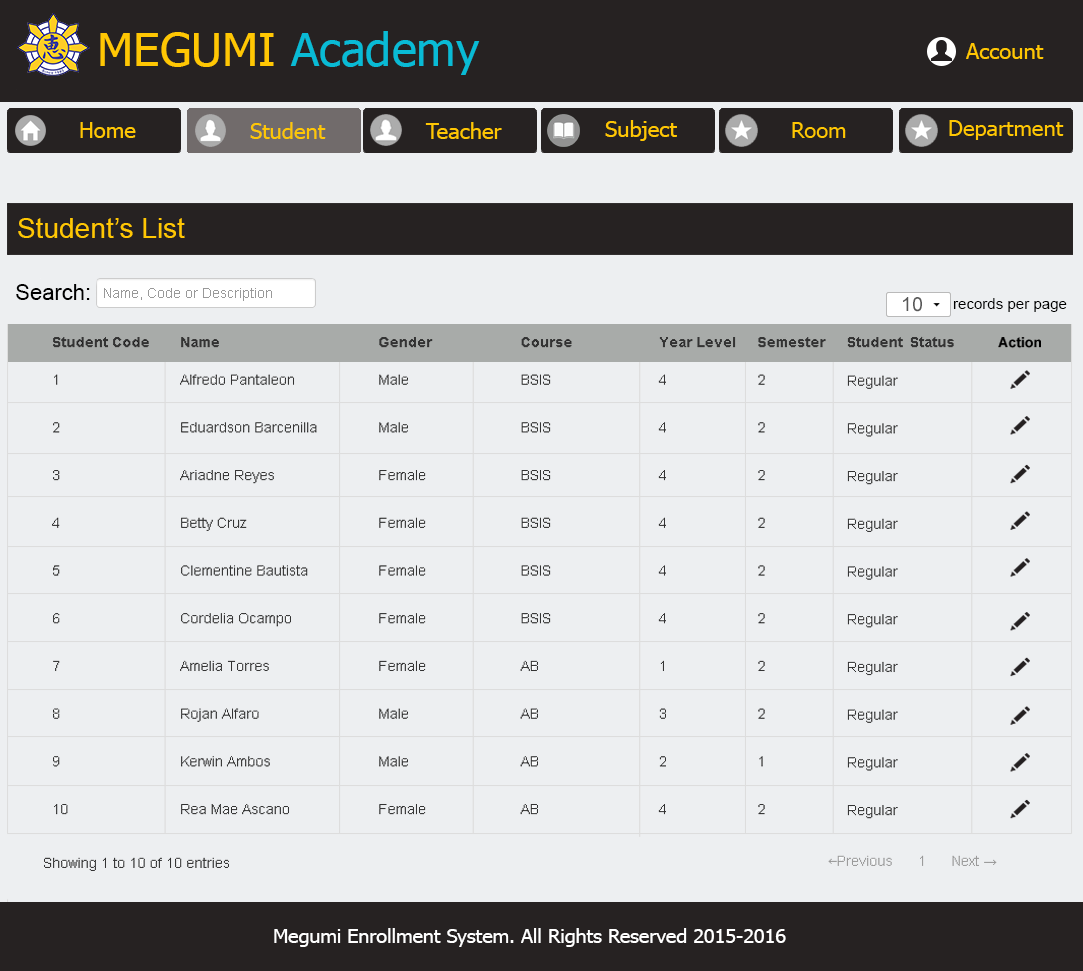
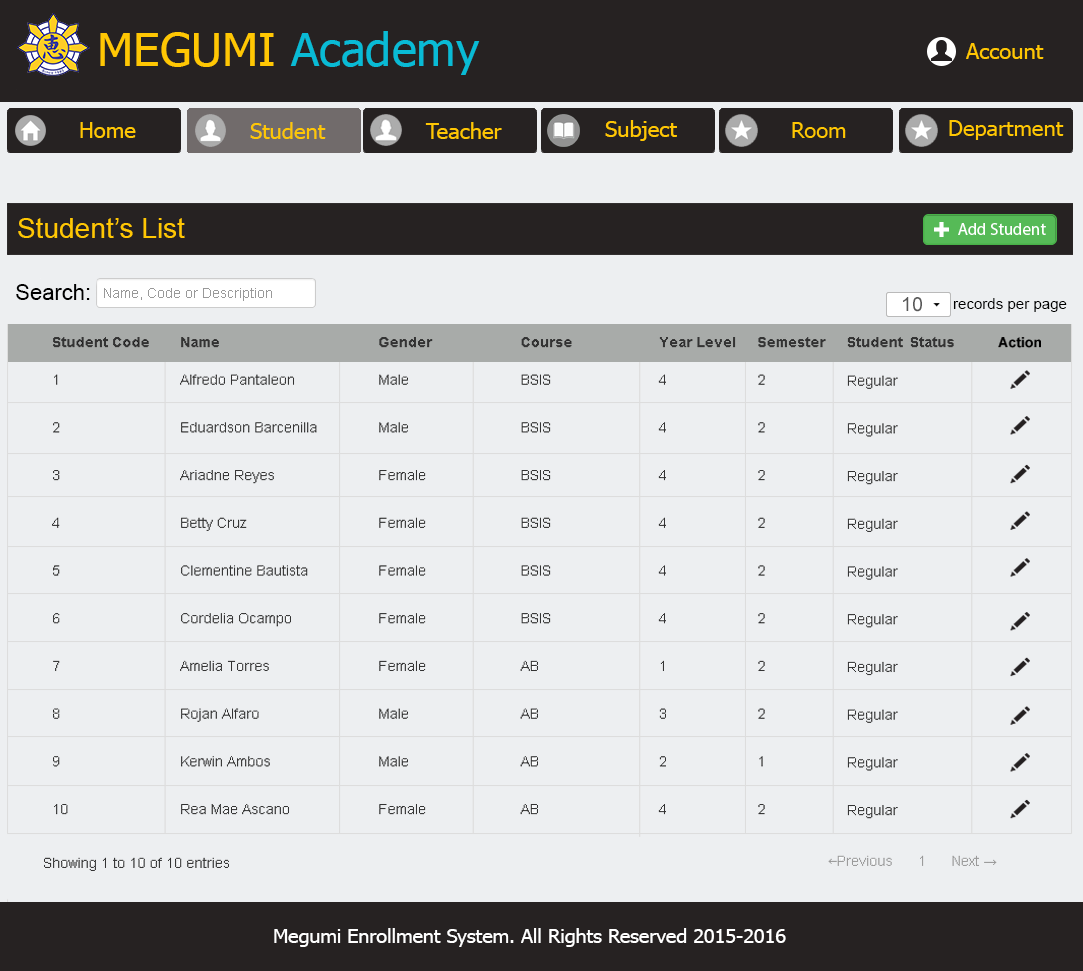
Layers edited between the first and the second 1083px x 971px image:
added layer "Vector Smart Object" (3rd of 5) above "Vector Smart Object" over [934, 222, 949, 237]
added layer "Vector Smart Object" (4th of 5) above "Body" over [923, 214, 1057, 245]
